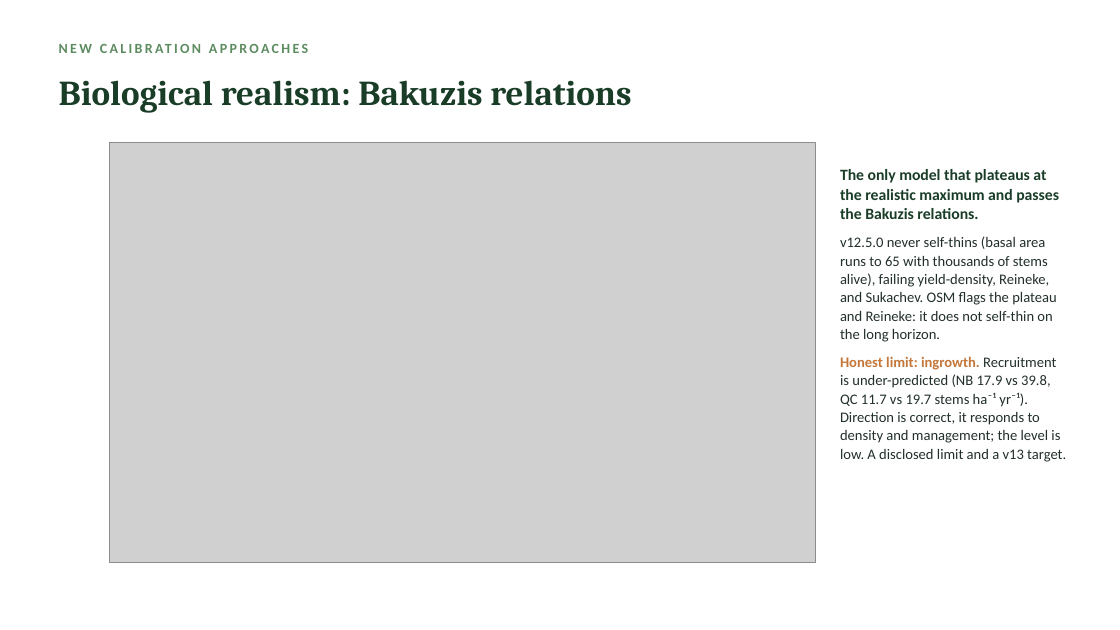
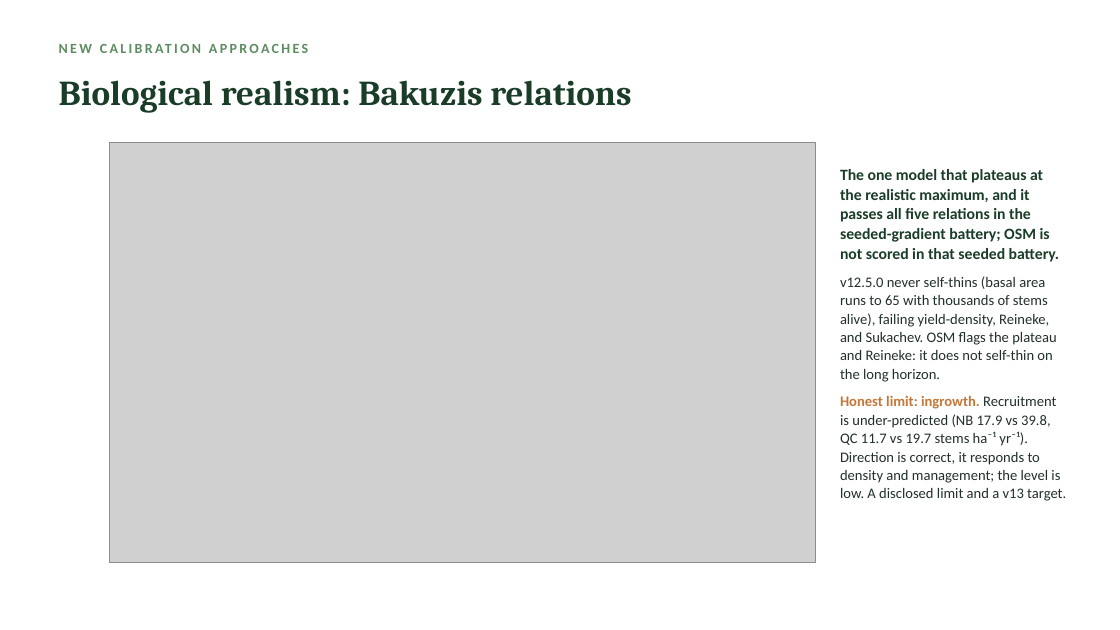
Before and after one commit to holoros/fvs-acd, a slide deck: slide 6 of FVS-ACD_Hennigar_Aug2026.pptx. Drawn at 1120x630 pixels with LibreOffice and Linux fonts; fonts in the diff are those of the drawing; grey boxes stand for pictures. Boxes give left, top, right and bottom in pixels: in the first picture for what was removed or moved away, otherwise in the second. Text is boxed around its words. In the diff, an @@ line names an element or a change of style, - is before the commit and + after.

```diff
--- a/FVS-ACD_Hennigar_Aug2026.pptx
+++ b/FVS-ACD_Hennigar_Aug2026.pptx
@@ text at (x1=840, y1=169, x2=1059, y2=262): text changed @@
-The only model that plateaus at the realistic maximum and passes the Bakuzis relations.
+The one model that plateaus at the realistic maximum, and it passes all five relations in the seeded-gradient battery; OSM is not scored in that seeded battery.
```
Also in this commit, not shown: 3 other slides changed, 5 other files.
